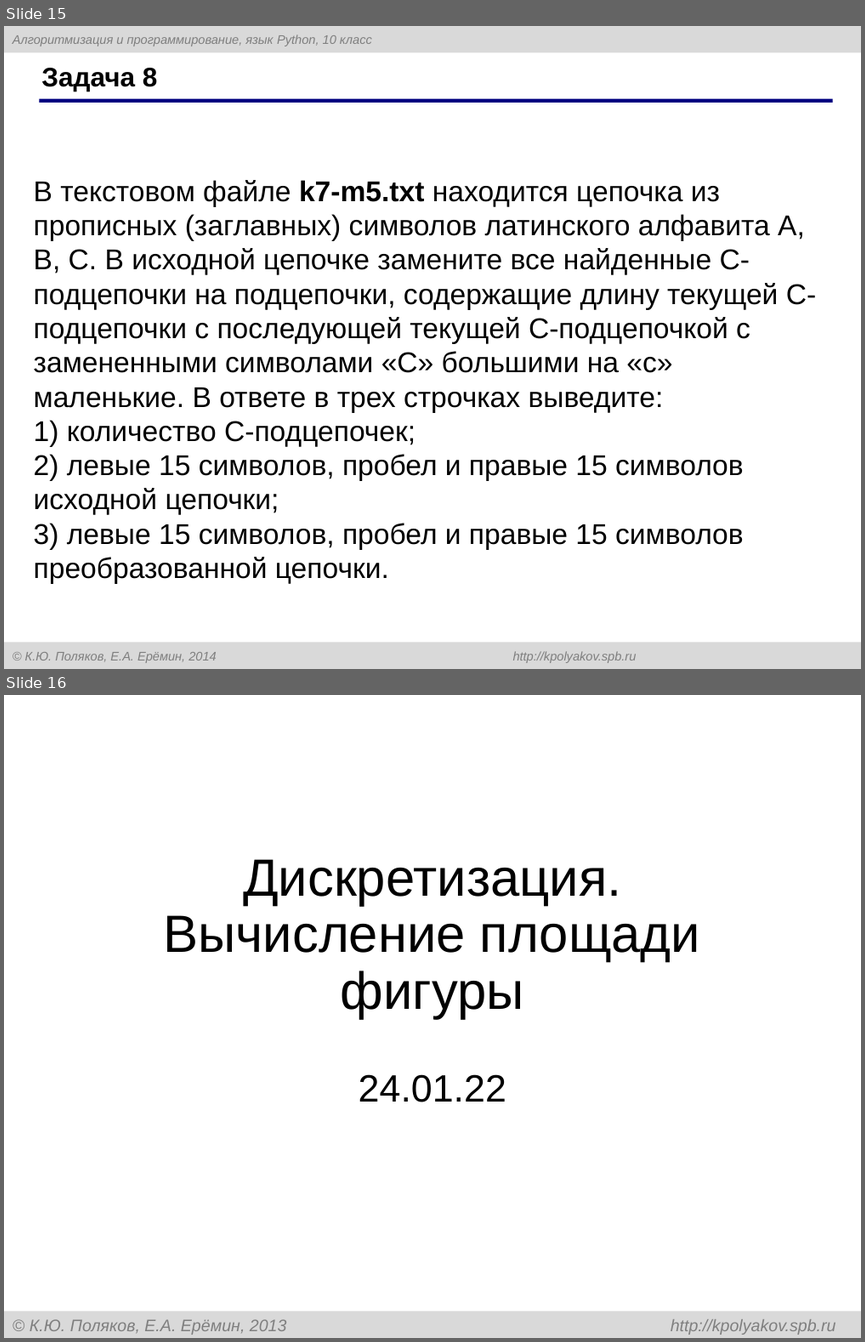
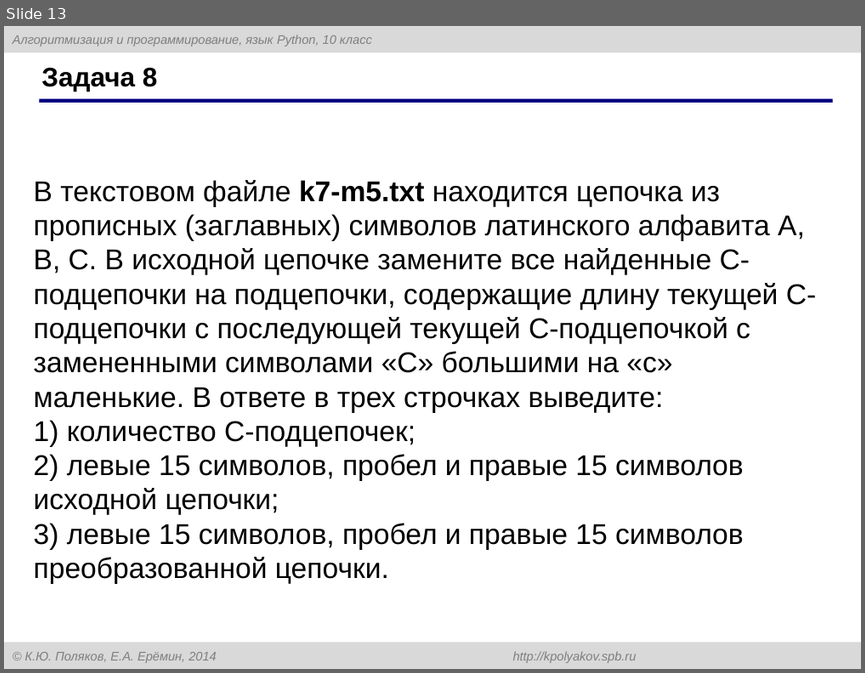
Before and after one commit to myrzh/ict-homework, a slide deck: grade10/quarter3/temp_pptx.pptx. Shown one above the other, each under a label of ours: slides 15 and 16 before the commit, slide 13 after it. The pictures are 865x1342 and 865x673 pixels, drawn with LibreOffice and Linux fonts; fonts in the diff are those of the drawing. Boxes give left, top, right and bottom in pixels: in the first picture for what was removed or moved away, otherwise in the second. Text is boxed around its words. In the diff, an @@ line names an element or a change of style, - is before the commit and + after.

```diff
--- a/grade10/quarter3/temp_pptx.pptx
+++ b/grade10/quarter3/temp_pptx.pptx
@@ slide 16 removed at <box>4,695,861,1338</box>, background #FFFFFF @@
@@ title removed at <box>164,859,700,1018</box> @@
-Дискретизация.
-Вычисление площади фигуры
@@ subtitle removed at <box>358,1074,506,1102</box> @@
-24.01.22
@@ rectangle removed at <box>4,1311,861,1338</box> @@
-© К.Ю. Поляков, Е.А. Ерёмин, 2013 http://kpolyakov.spb.ru
@@ what was slide 15 is now slide 13 @@
```
Also in this commit, not shown: 9 other slides removed.
